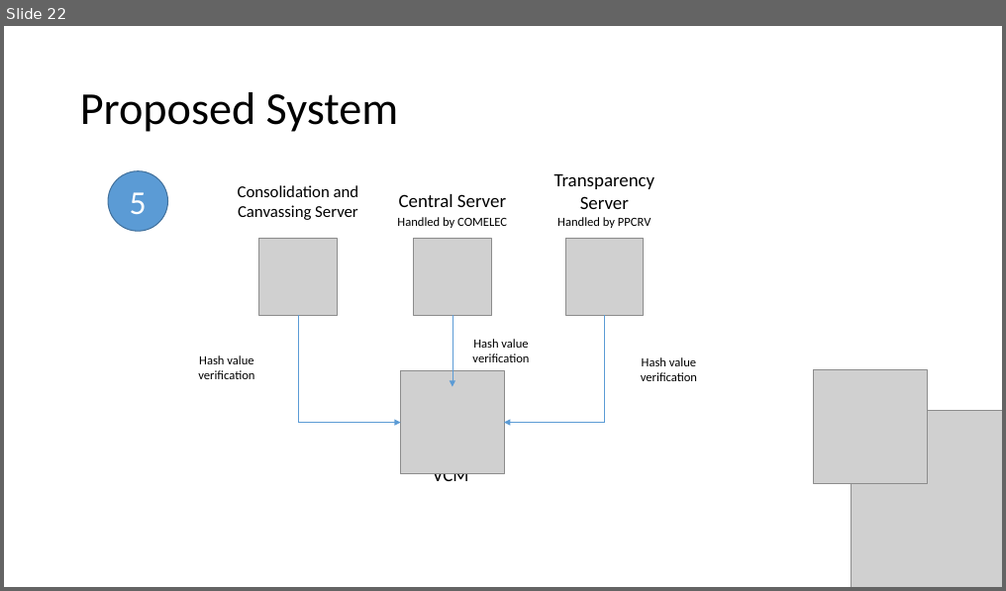
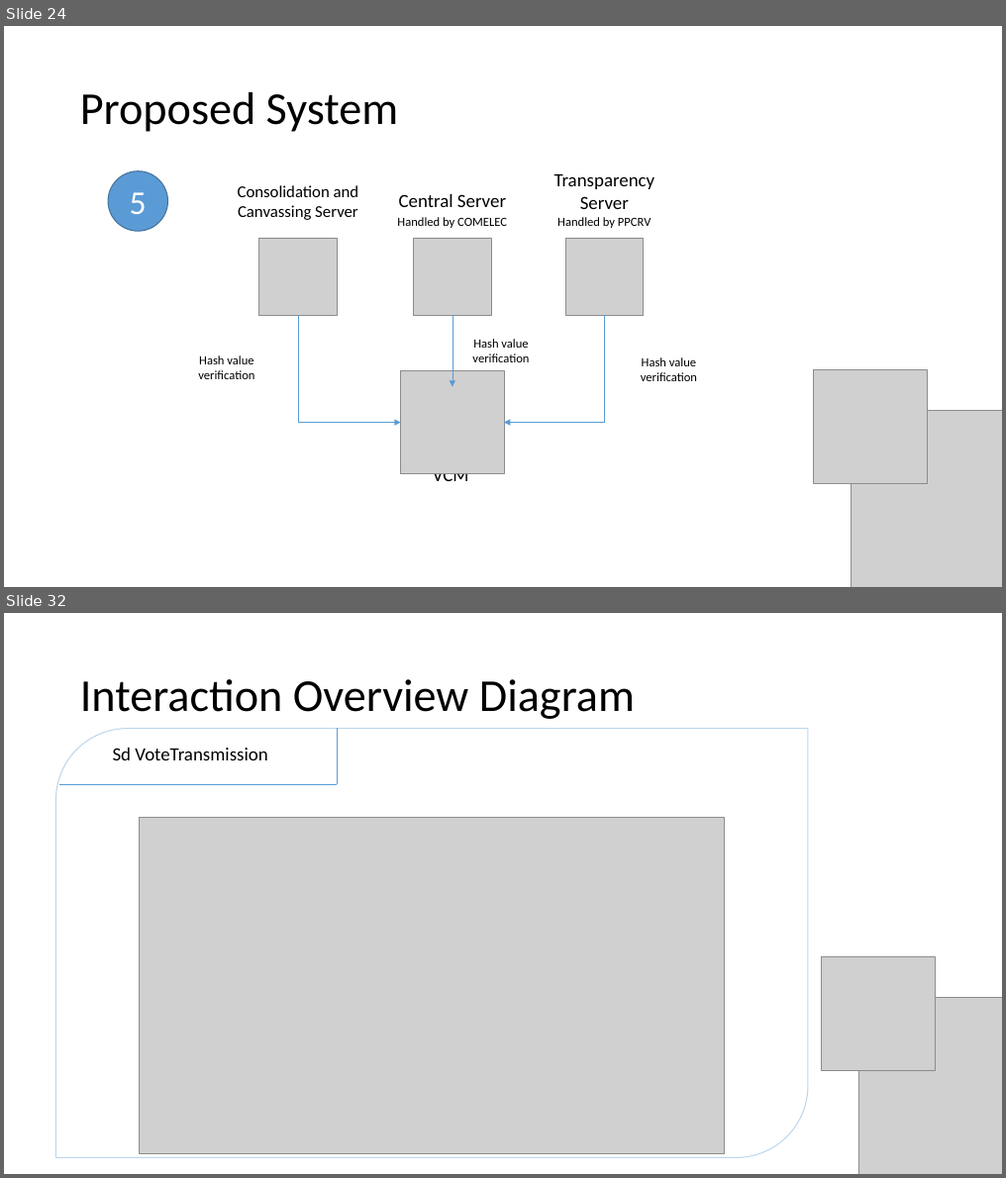
Before and after one commit to seans888/Project---Automate-Election, a slide deck: Documentation/Finals_Sysadd1.pptx. Shown one above the other, each under a label of ours: slide 22 before the commit, slides 24 and 32 after it; the slides between them are not shown. The pictures are 1006x591 and 1006x1178 pixels, drawn with LibreOffice and Linux fonts; fonts in the diff are those of the drawing; grey boxes stand for pictures. Boxes give left, top, right and bottom in pixels: in the first picture for what was removed or moved away, otherwise in the second. Text is boxed around its words. In the diff, an @@ line names an element or a change of style, - is before the commit and + after.

```diff
--- a/Documentation/Finals_Sysadd1.pptx
+++ b/Documentation/Finals_Sysadd1.pptx
@@ slide 32 added at (4, 613, 1002, 1174), background #FFFFFF @@
@@ title added at (80, 679, 635, 719), 44 pt, text #000000 @@
+Interaction Overview Diagram
@@ round diag rect added at (55, 728, 808, 1158), outline #BDD7EE 1 pt @@
@@ line added from (338, 784) to (338, 728), #5B9BD5 0.5 pt @@
@@ text added at (113, 748, 267, 761), 18 pt, text #000000 @@
+Sd VoteTransmission
@@ line added from (59, 784) to (338, 784), #5B9BD5 0.5 pt @@
@@ picture added at (140, 818, 725, 1155) @@
@@ picture added at (822, 957, 936, 1070) @@
@@ picture added at (859, 998, 1002, 1174) @@
@@ what was slide 22 is now slide 24 @@
```
Also in this commit, not shown: 2 slides changed, 10 other slides added, 2 other files.
